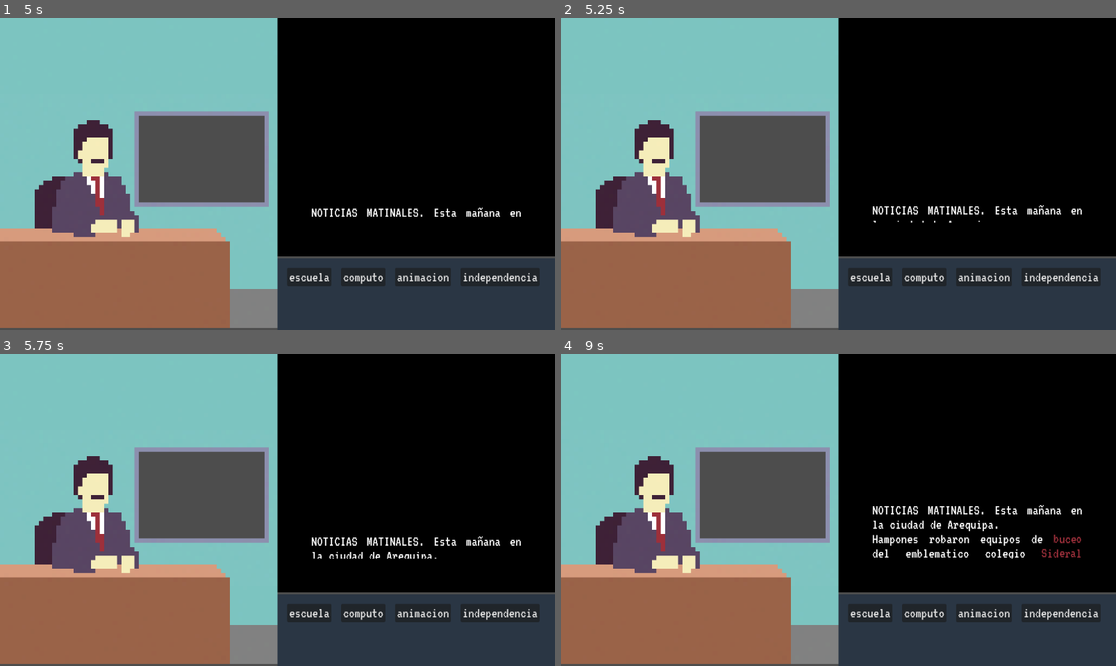
Above: before the commit, frames 1-4 (two rows, left to right).
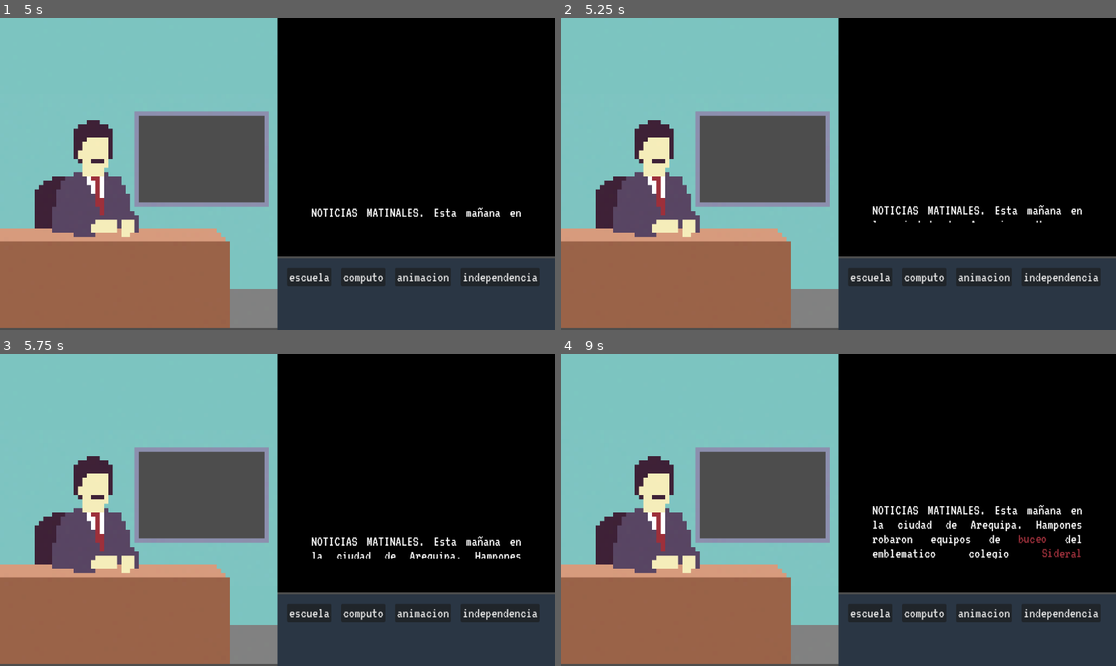
Above: after the commit, the same moments.

Repository: milksake/Teleprompter
Game: Godot game, scene res://Scenes/main.tscn
Same seed, same stepped clock (60 frames per second), same inputs: the game is played once before the commit and once after it. The project has no main scene, so this scene is started directly.
Inputs:
- Up to frame 1 (5 s): tap Enter at 0.5, 2, 3.5 s; tap Space at 1.25, 2.75 s
- Up to frame 2 (5.25 s): no input
- Up to frame 3 (5.75 s): no input
- Up to frame 4 (9 s): no input

Frame 1 is identical in both runs. In frame 2, less than 0.1% of the frame differs, in the area x 60-87%, y 64-66%; in frame 3, 0.4%; in frame 4, 1.4%, in the area x 56-94%, y 53-66%.

Commit message:
nuevos niveles x3

Diff:
--- a/LevelResources/level_1.tres
+++ b/LevelResources/level_1.tres
@@ -21,8 +21,6 @@
 
 [resource]
 script = ExtResource("1_x1xh3")
-text = "NOTICIAS MATINALES. Esta mañana en la ciudad de Arequipa.
-Hampones robaron equipos de *buceo|computo* del emblematico colegio *Sideral Carrión|independencia*.
-Los ladrones hicieron cosplay de famosos ánimes para pasar desapercibidos como alumnos. El director de la *morge|escuela* pide mayor presencia policial en la zona del colegio. Además exige una investigación profunda para dar con el equipo robado. Seguiremos dando actualizaciónes."
+text = "NOTICIAS MATINALES. Esta mañana en la ciudad de Arequipa. Hampones robaron equipos de *buceo|computo* del emblematico colegio *Sideral Carrión|independencia*. Los ladrones hicieron cosplay de famosos ánimes para pasar desapercibidos como alumnos. El director de la *morge|escuela* pide mayor presencia policial en la zona del colegio. Además exige una investigación profunda para dar con el equipo robado. Seguiremos dando actualizaciónes."
 word_bank = Array[ExtResource("2_ic6hn")]([SubResource("Resource_88pnx"), SubResource("Resource_dryqe"), SubResource("Resource_vh10v"), SubResource("Resource_ju05e")])
 positions = Array[Vector2i]([])
--- a/LevelResources/level_5.tres
+++ b/LevelResources/level_5.tres
@@ -21,7 +21,7 @@
 
 [resource]
 script = ExtResource("1_wifku")
-text = "ATENCIÓN. ATENCIÓN. NO DESENCHUFE A SU *ABUELA|telev …(96 unchanged characters)… de mundos del sistema *nervioso|solar*. Estos desencadenaron en una respuesta nuclear por parte de la federación. Se esperas que ojivas de 50 megatones impacten en las siguientes ciudades. NUEVA YORK. MOSCÚ. LONDRES. BERLÍN, *CIUDAD GÓYICA|paris*. PEKÍN. TOKIO. SEUL. TEL AVIV. RIYADH. MEXICO DF. LIMA.
-Los ciudadanos de esos lugares vayan a los refugios antibombas más cercanos. Se espera un respuesta militar de parte de la república del sistema solar. MAS COMUNICACIONES LUEGO DE ESTE COMERCIAL. ¿Tienes disfuncion erectíl?. Prueba ZEUS, la medicina de los dioses."
+text = "ATENCIÓN. ATENCIÓN. NO DESENCHUFE A SU *ABUELA|telev …(96 unchanged characters)… de mundos del sistema *nervioso|solar*. Debido a esto la federación lanzó un ataque nuclear. Se esperas que ojivas de 50 megatones impacten en las siguientes ciudades. NUEVA YORK. MOSCÚ. LONDRES. BERLÍN, *CIUDAD GÓTICA|paris*. PEKÍN. TOKIO. SEUL. TEL AVIV. RIYADH. MEXICO DF. LIMA.
+Los ciudadanos de esos lugares vayan a los refugios antibombas más cercanos. Se espera un respuesta militar de parte de la república del sistema solar. MÁS COMUNICACIONES LUEGO DE ESTE COMERCIAL. ¿Tienes disfunción eréctil?. Prueba ZEUS, la medicina de los dioses."
 word_bank = Array[ExtResource("2_ytg4c")]([SubResource("Resource_rvpt8"), SubResource("Resource_w6ryl"), SubResource("Resource_xd6u6"), SubResource("Resource_wmt33")])
 positions = Array[Vector2i]([])
